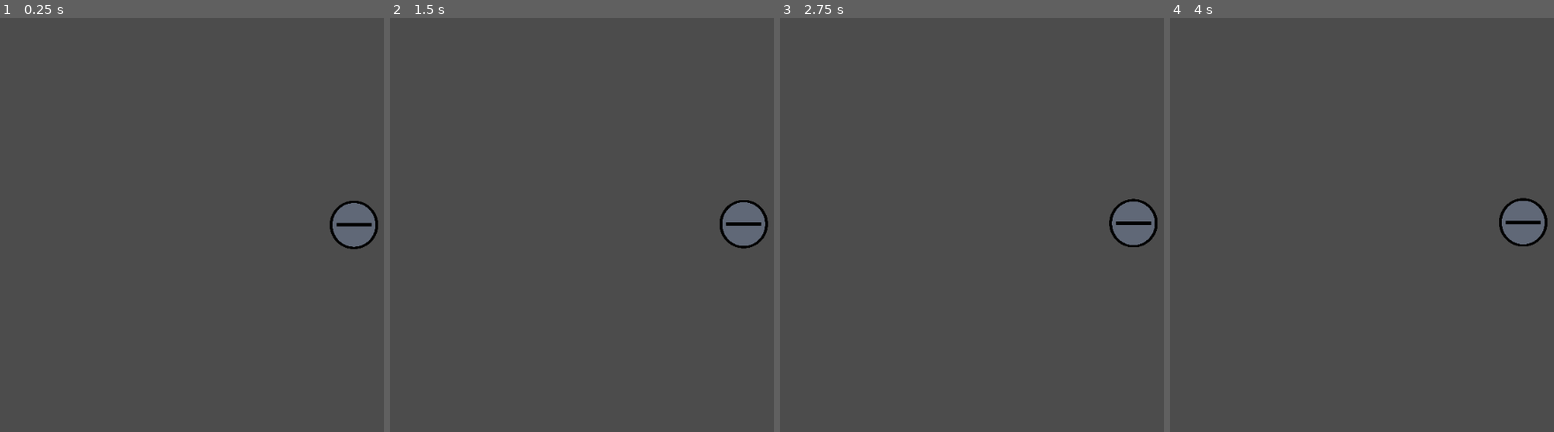
Above: before the commit, frames 1-4 (left to right).
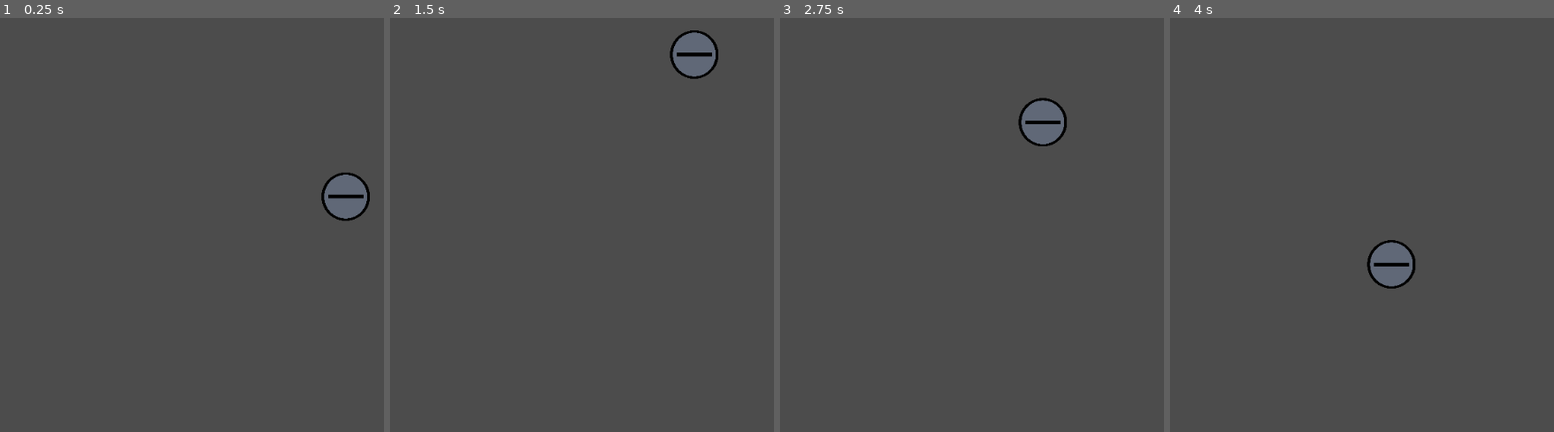
Above: after the commit, the same moments.

Repository: Nebulean/Electro-Pong
Game: Godot game, scene res://Scenes/Ball.tscn
Same seed, same stepped clock (60 frames per second), same inputs: the game is played once before the commit and once after it. The project has no main scene, so this scene is started directly.
Inputs:
- Up to frame 1 (0.25 s): no input
- Up to frame 2 (1.5 s): no input
- Up to frame 3 (2.75 s): no input
- Up to frame 4 (4 s): no input

The runs differ from the first frame. In frame 1, 1.8% of the frame differs, in the area x 83-99%, y 37-56%; in frame 2, 2.3%; in frame 3, 2.3%, in the area x 61-99%, y 19-56%; in frame 4, 2.3%.

Commit message:
The Ball bounce on the wall !!

Diff:
--- a/game/Scripts/Ball.gd
+++ b/game/Scripts/Ball.gd
@@ -2,6 +2,8 @@
 
 var velocity
 var screen_size
+export var min_speed = 150
+export var max_speed = 200
 # Declare member variables here. Examples:
 # var a = 2
 # var b = "text"
@@ -13,10 +15,23 @@
 	position = Vector2(screen_size.x / 2, screen_size.y / 2)
 	velocity = Vector2(1, 0)
 	var direction = rand_range(-PI, PI)
-	velocity = velocity.rotated(direction)
+	velocity = velocity.rotated(direction) * rand_range(min_speed, max_speed)
 
 
 
 # Called every frame. 'delta' is the elapsed time since the previous frame.
 func _process(delta):
 	position = position + velocity * delta
+	if (position.x > screen_size.x):
+		position.x = screen_size.x
+		velocity.x = -velocity.x
+	elif (position.x < 0):
+		position.x = 0
+		velocity.x = -velocity.x
+
+	if (position.y > screen_size.y):
+		position.y = screen_size.y
+		velocity.y = -velocity.y
+	elif (position.y < 0):
+		position.y = 0
+		velocity.y = -velocity.y
